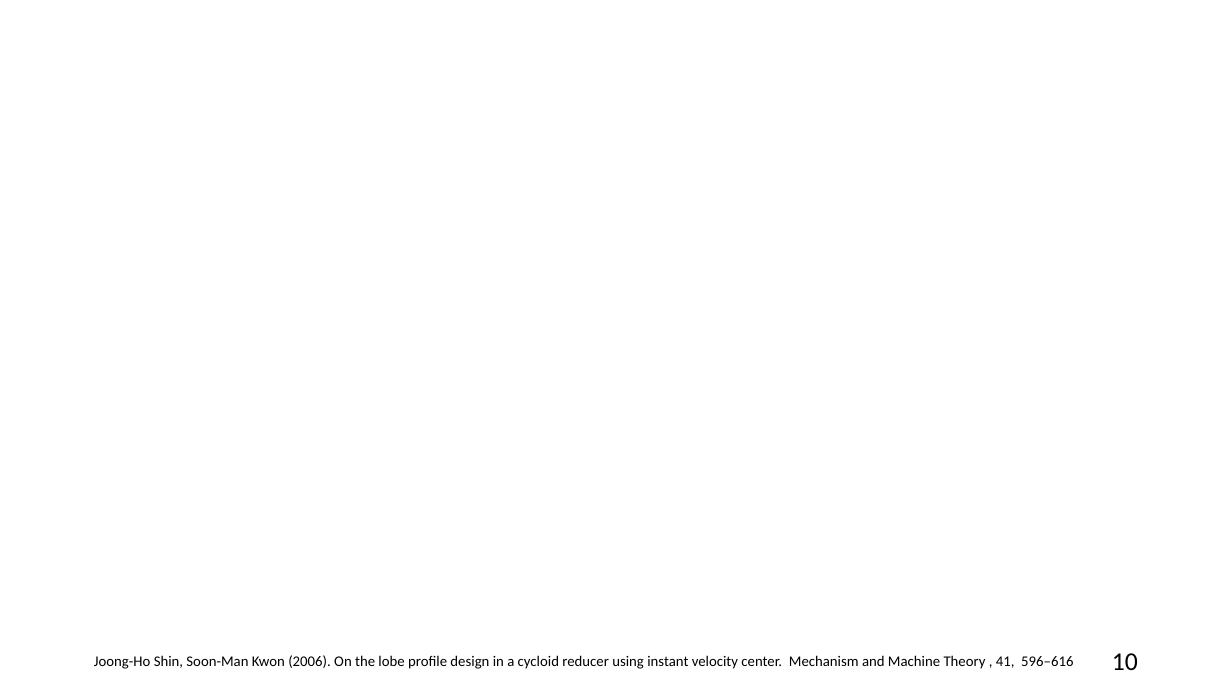
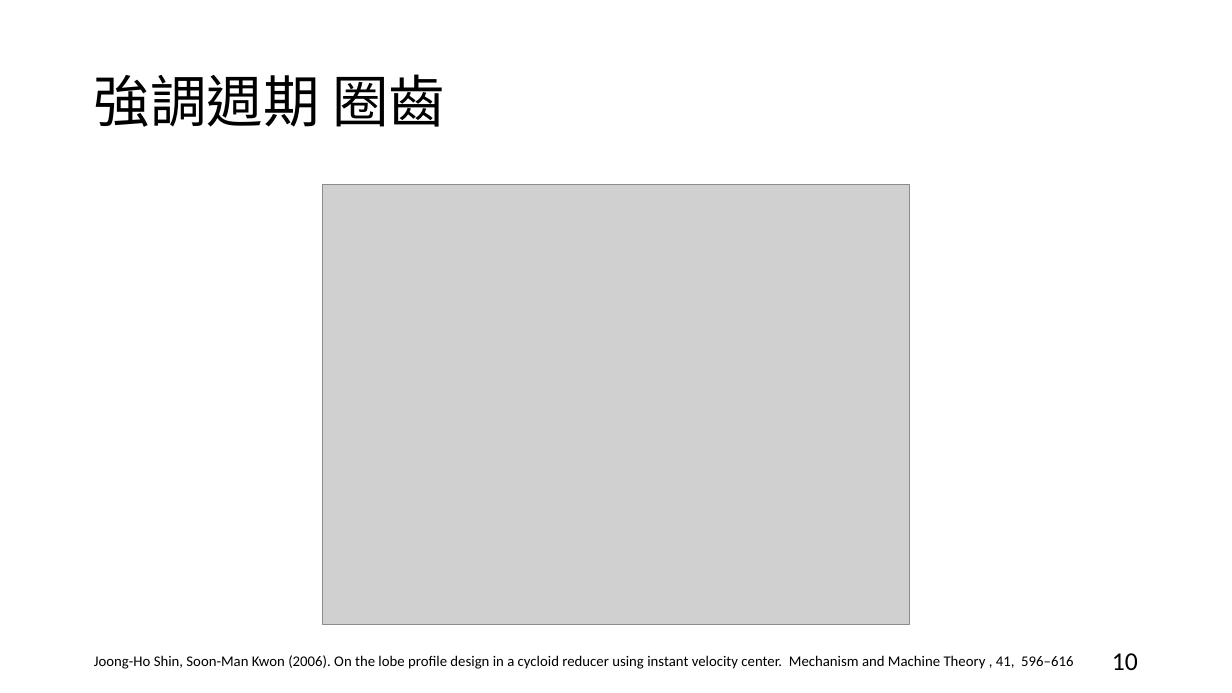
Before and after one commit to boompeko/Special-project, a slide deck: slide 10 of ppt用/Cycloid Reducer 1123.pptx. Drawn at 1232x693 pixels with LibreOffice and Linux fonts; fonts in the diff are those of the drawing; grey boxes stand for pictures. Boxes give left, top, right and bottom in pixels: in the first picture for what was removed or moved away, otherwise in the second. Text is boxed around its words. In the diff, an @@ line names an element or a change of style, - is before the commit and + after.

```diff
--- a/ppt用/Cycloid Reducer 1123.pptx
+++ b/ppt用/Cycloid Reducer 1123.pptx
@@ title added at box(94, 74, 445, 127), 44 pt, text #000000 @@
+強調週期 圈齒
@@ picture added at box(323, 185, 909, 625) @@
```
Also in this commit, not shown: 3 other slides changed, 2 slides added, 8 other files.
